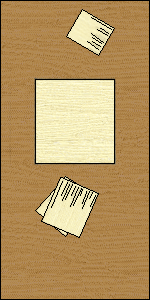
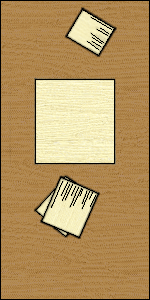
Layer changes from the first 150px x 300px image to the second:
painted on "papers" over [33, 7, 117, 239]
